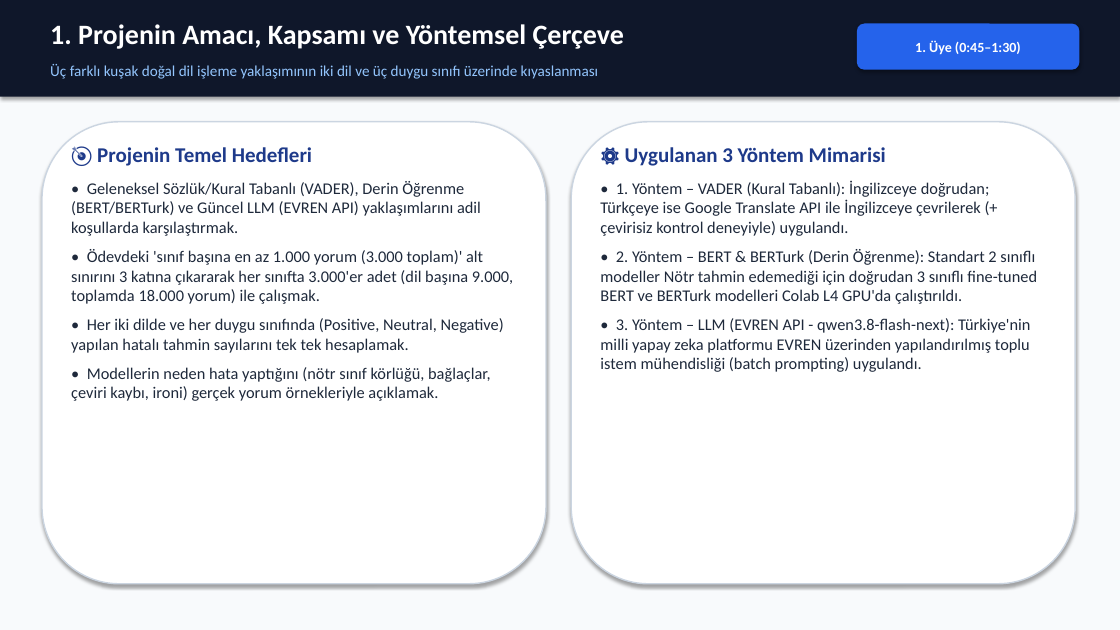
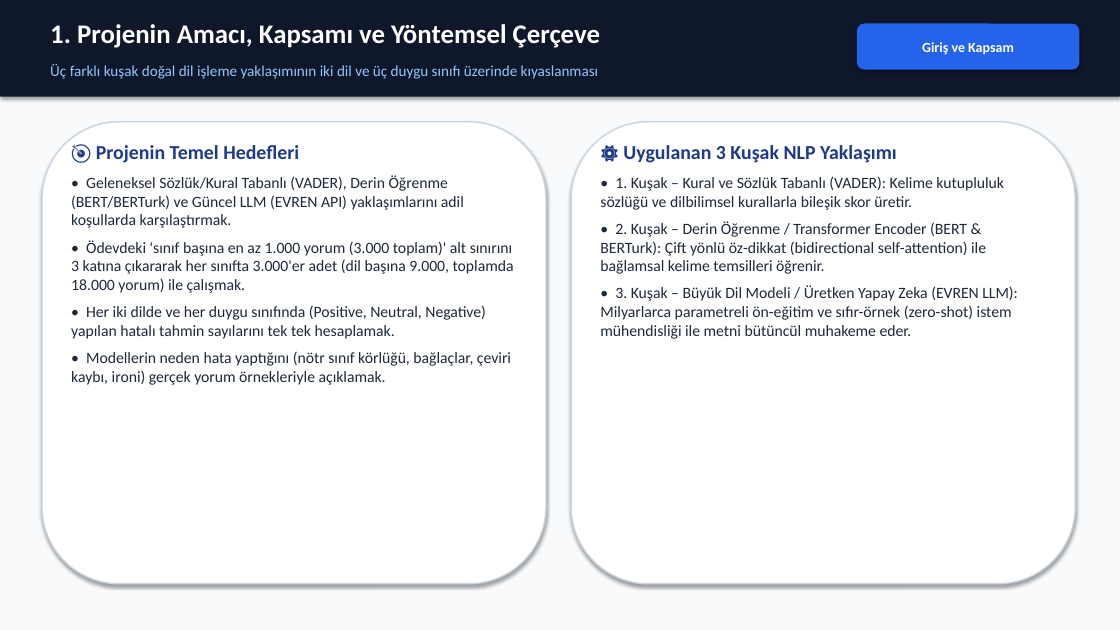
Before and after one commit to erenaksoyy/BIM448_Duygu_Analizi_Projesi, a slide deck: slide 2 of 4_Rapor_ve_Gorseller/BIM448_Proje_Sunumu.pptx. Drawn at 1120x630 pixels with LibreOffice and Linux fonts; fonts in the diff are those of the drawing. Boxes give left, top, right and bottom in pixels: in the first picture for what was removed or moved away, otherwise in the second. Text is boxed around its words. In the diff, an @@ line names an element or a change of style, - is before the commit and + after.

Commit message:
docs: Remove duration labels from presentation and add theoretical explanations of VADER, BERT, and LLM

```diff
--- a/4_Rapor_ve_Gorseller/BIM448_Proje_Sunumu.pptx
+++ b/4_Rapor_ve_Gorseller/BIM448_Proje_Sunumu.pptx
@@ text "1. Projenin Amacı, Kapsamı ve ..." at <box>50,24,600,48</box>: size 24 to 23 pt @@
@@ text in rounded rectangle at <box>922,42,1014,55</box>: text changed @@
-1. Üye (0:45–1:30)
+Giriş ve Kapsam
@@ text "🎯 Projenin Temel Hedefleri" at <box>71,145,514,385</box>: size 18 to 17 pt in "🎯 Projenin Temel Hedefleri"; size 14 to 13.5 pt; less space between paragraphs @@
@@ text at <box>600,145,1017,339</box>: text changed; size 14 to 13.5 pt @@
-⚙️ Uygulanan 3 Yöntem Mimarisi
-• 1. Yöntem – VADER (Kural Tabanlı): İngilizceye doğrudan; Türkçeye ise Google Translate API ile İngilizceye çevrilerek (+ çevirisiz kontrol deneyiyle) uygulandı.
-• 2. Yöntem – BERT & BERTurk (Derin Öğrenme): Standart 2 sınıflı modeller Nötr tahmin edemediği için doğrudan 3 sınıflı fine-tuned BERT ve BERTurk modelleri Colab L4 GPU'da çalıştırıldı.
-• 3. Yöntem – LLM (EVREN API - qwen3.8-flash-next): Türkiye'nin milli yapay zeka platformu EVREN üzerinden yapılandırılmış toplu istem mühendisliği (batch prompting) uygulandı.
+⚙️ Uygulanan 3 Kuşak NLP Yaklaşımı
+• 1. Kuşak – Kural ve Sözlük Tabanlı (VADER): Kelime kutupluluk sözlüğü ve dilbilimsel kurallarla bileşik skor üretir.
+• 2. Kuşak – Derin Öğrenme / Transformer Encoder (BERT & BERTurk): Çift yönlü öz-dikkat (bidirectional self-attention) ile bağlamsal kelime temsilleri öğrenir.
+• 3. Kuşak – Büyük Dil Modeli / Üretken Yapay Zeka (EVREN LLM): Milyarlarca parametreli ön-eğitim ve sıfır-örnek (zero-shot) istem mühendisliği ile metni bütüncül muhakeme eder.
```
Also in this commit, not shown: 11 other slides changed, 3 slides added, 3 other files.
